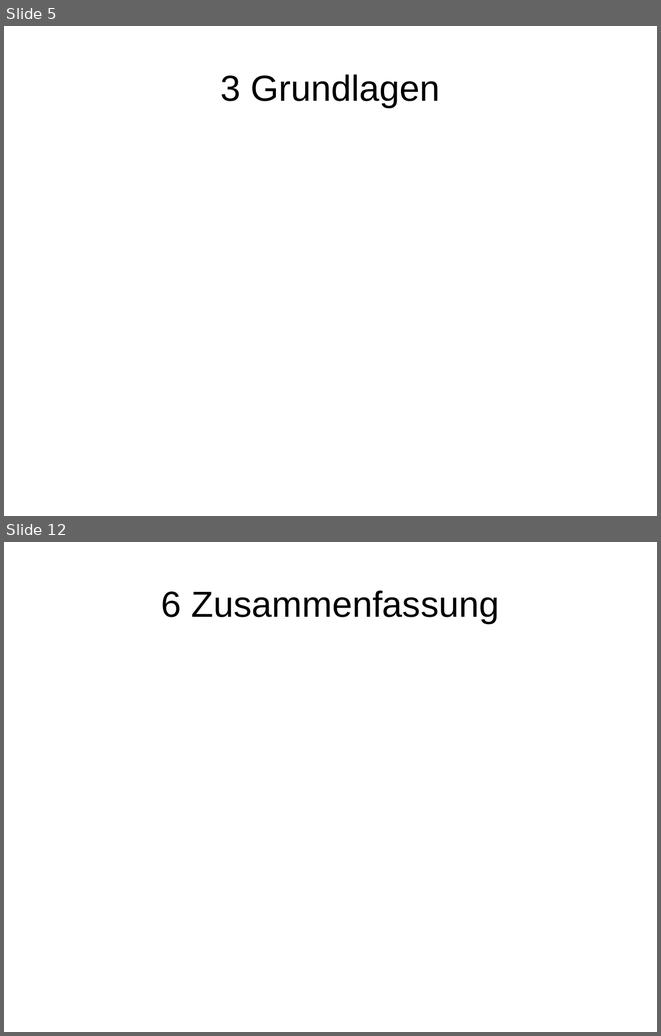
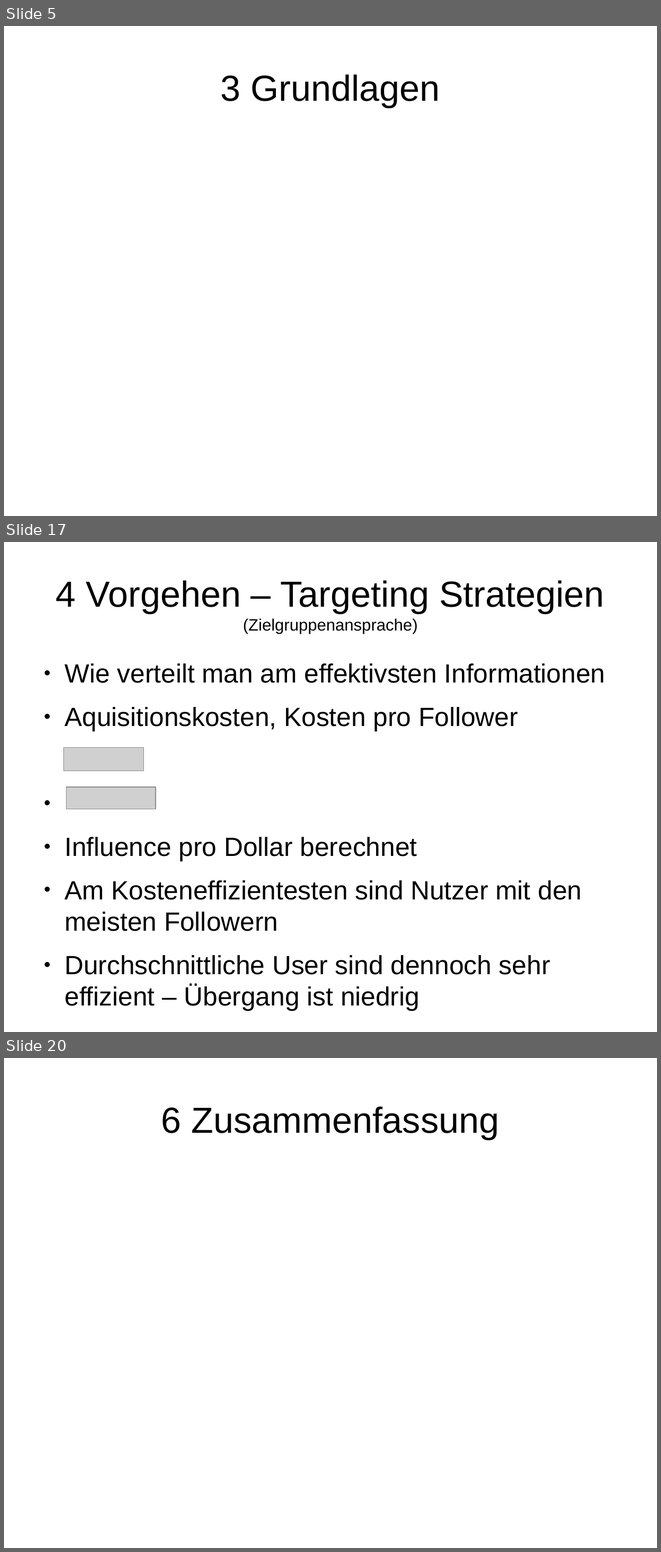
Before and after one commit to EKupfer/hello-world, a slide deck: CompAdv Vortrag.odp. Shown one above the other, each under a label of ours: slides 5 and 12 before the commit, slides 5, 17 and 20 after it; the slides between them are not shown. The pictures are 661x1036 and 661x1552 pixels, drawn with LibreOffice and Linux fonts; fonts in the diff are those of the drawing; grey boxes stand for pictures. Boxes give left, top, right and bottom in pixels: in the first picture for what was removed or moved away, otherwise in the second. Text is boxed around its words. In the diff, an @@ line names an element or a change of style, - is before the commit and + after.

```diff
--- a/CompAdv Vortrag.odp
+++ b/CompAdv Vortrag.odp
@@ slide 17 added at (4,542,657,1032), background #FFFFFF @@
@@ title added at (56,580,604,634), 44 pt, text #000000 @@
+4 Vorgehen – Targeting Strategien
+(Zielgruppenansprache)
@@ text added at (64,663,606,1011), 32 pt, text #000000 @@
+● Wie verteilt man am effektivsten Informationen
+● Aquisitionskosten, Kosten pro Follower
+● Influence pro Dollar berechnet
+● Am Kosteneffizientesten sind Nutzer mit den meisten Followern
+● Durchschnittliche User sind dennoch sehr effizient – Übergang ist niedrig
@@ picture added at (64,747,144,770) @@
@@ picture added at (66,787,156,809) @@
@@ what was slide 12 is now slide 20 @@
```
Also in this commit, not shown: 5 slides changed, 10 other slides added, 3 slides removed.
